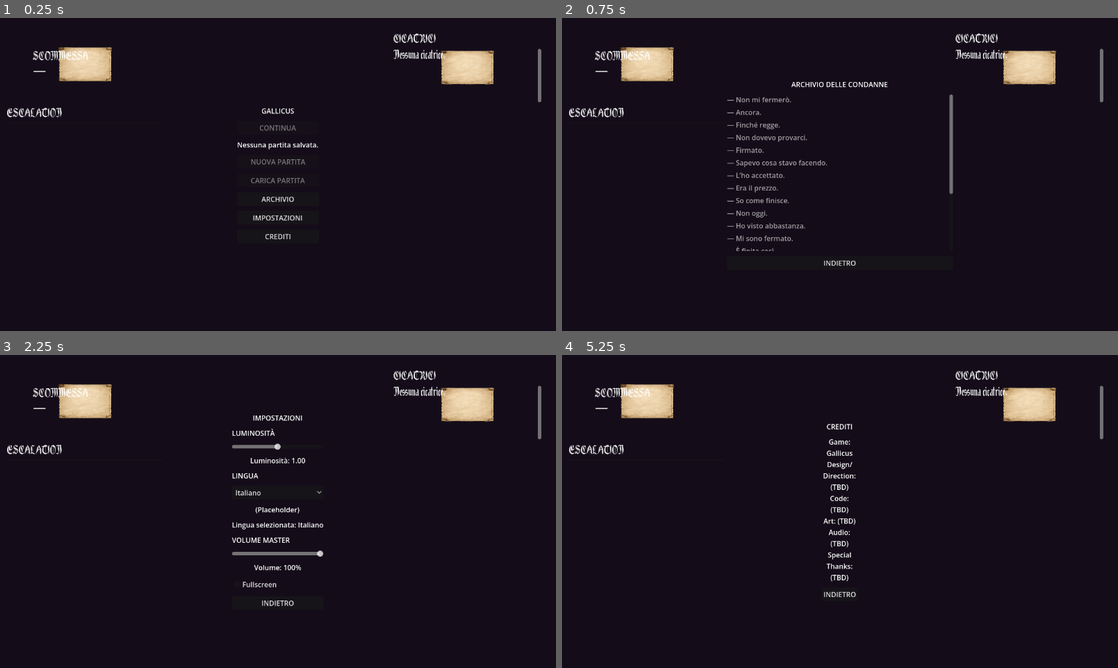
Above: before the commit, frames 1-4 (two rows, left to right).
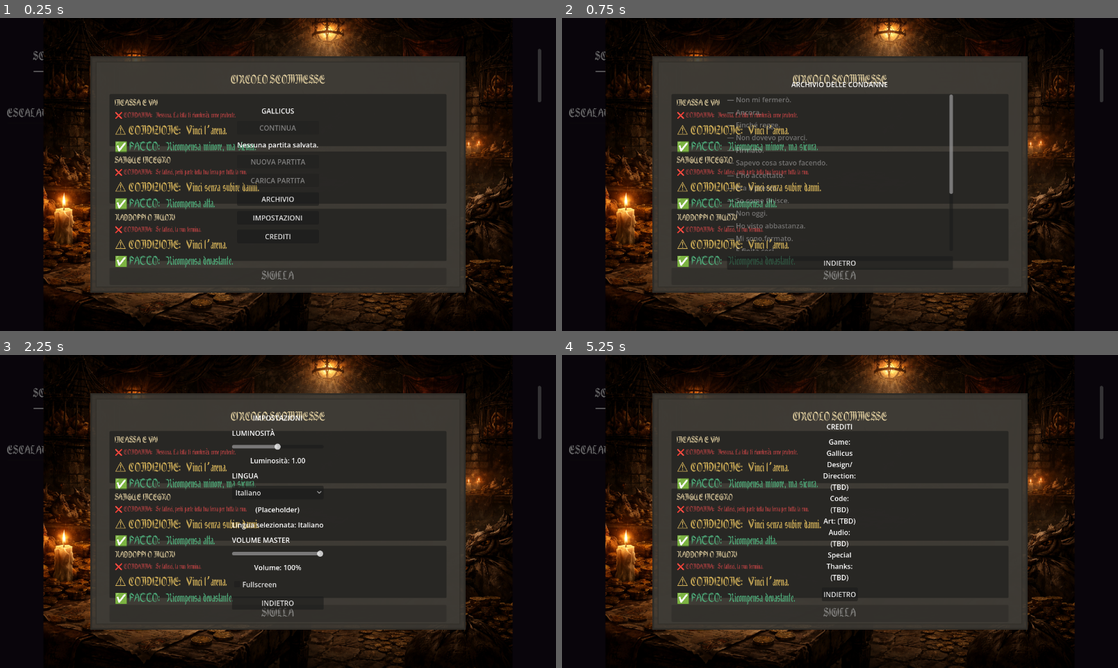
Above: after the commit, the same moments.

Repository: Faratas410/Gallicus-2.0
Game: Godot game, scene res://scenes/Main.tscn
The game is run twice, just before and just after one commit, with the same random seed, the same clock (stepped at 60 frames per second) and the same inputs.
Inputs (mouse positions are in pixels of both pictures, inside the frame that each line leads up to):
- Up to frame 1 (0.25 s): no input
- Up to frame 2 (0.75 s): click "ARCHIVIO" at 0.5 s
- Up to frame 3 (2.25 s): click "INDIETRO" at 1.25 s; click "IMPOSTAZIONI" at 2 s
- Up to frame 4 (5.25 s): click "INDIETRO" at 2.75 s; click (840, 458) at 3.52 s; click (840, 514) at 4.27 s; click "CREDITI" at 5 s

The runs differ from the first frame. In frame 1, 68% of the frame differs, in the area x 1-98%, y 0-100%; in frame 2, 70%; in frame 3, 70%; in frame 4, 71%.
Error before the commit: Parse Error: Expected statement, found "Indent" instead. (res://scripts/systems/run_manager.gd:2223)

Commit message:
Add condanna triggers and archive refresh

Diff:
--- a/scripts/systems/game_events.gd
+++ b/scripts/systems/game_events.gd
@@ -9,6 +9,7 @@
 signal run_log_ready(log_text: String)
 signal special_arena_started(payload: Dictionary)
 signal sentence_banner_requested(payload: Dictionary)
+signal condanna_registered(id: StringName)
 signal bet_failed(can_retry: bool)
 signal coins_changed(coins: int)
 signal tokens_changed(tokens: int)
--- a/scripts/systems/run_manager.gd
+++ b/scripts/systems/run_manager.gd
@@ -21,6 +21,12 @@
 const BET_BLOOD_TAX: StringName = &"BLOOD_TAX"
 const BET_CROW_PLEASER: StringName = &"CROW_PLEASER"
 const BET_LAST_BREATH: StringName = &"LAST_BREATH"
+
+const CONDANNA_NON_MI_FERMERO: StringName = &"CONDANNA_NON_MI_FERMERO"
+const CONDANNA_ANCORA: StringName = &"CONDANNA_ANCORA"
+const CONDANNA_FINCHE_REGGE: StringName = &"CONDANNA_FINCHE_REGGE"
+const CONDANNA_NON_DOVEVO_PROVARCI: StringName = &"CONDANNA_NON_DOVEVO_PROVARCI"
+const CONDANNA_FIRMATO: StringName = &"CONDANNA_FIRMATO"
 
 const AUDIENCE_SCORE_MIN: int = -5
 const AUDIENCE_SCORE_MAX: int = 5
@@ -86,6 +92,7 @@
 const SPECIAL_ARENA_DISPREZZO: StringName = &"ARENA_DISPREZZO"
 const SPECIAL_ARENA_VERGOGNA: StringName = &"ARENA_VERGOGNA"
 const ESCALATION_MAX: int = 10
+const ESCALATION_HIGH_THRESHOLD: int = 6
 
 const PACT_OUTCOME_UNKNOWN: int = 0
 const PACT_OUTCOME_WIN: int = 1
@@ -122,6 +129,8 @@
 	var arenas_cleared: int = 0
 	var max_hp_modifier: int = 0
 	var audience_score: int = 0
+	var refuse_cashout_count_this_run: int = 0
+	var last_action_was_rilancio: bool = false
 	var run_is_over: bool = false
 	var is_hunted_by_crowd: bool = false
 
@@ -1004,6 +1013,8 @@
 	_run_state.arenas_cleared = 0
 	_run_state.max_hp_modifier = 0
 	_run_state.audience_score = 0
+	_run_state.refuse_cashout_count_this_run = 0
+	_run_state.last_action_was_rilancio = false
 	_run_state.run_is_over = false
 	_run_state.is_hunted_by_crowd = false
 	_emit_escalation_changed()
@@ -1057,6 +1068,9 @@
 	if bet_id != &"":
 		_run_state.bets_history.append(bet_id)
 		_append_pact_log_entry(bet_id, _get_level3_bet_name(bet_id))
+		_register_condanna(CONDANNA_FIRMATO)
+		_register_condanna(CONDANNA_FIRMATO)
+		_register_condanna(CONDANNA_FIRMATO)
 	_current_bet_id = String(bet_id)
 	_last_selected_bet_id = bet_id
 	_level3_bets_used.append(bet_id)
@@ -1079,6 +1093,7 @@
 	if bet_id != &"":
 		_run_state.bets_history.append(bet_id)
 		_append_pact_log_entry(bet_id, _get_level3_bet_name(bet_id))
+		_register_condanna(CONDANNA_FIRMATO)
 	_current_bet_id = String(bet_id)
 	_last_selected_bet_id = bet_id
 	_level3_bets_used.append(bet_id)
@@ -1151,6 +1166,7 @@
 		_apply_intermediate_loss_penalty_if_needed()
 		scars_applied = _handle_level3_loss_ritual(bet_id, result)
 	else:
+		_run_state.last_action_was_rilancio = false
 		_apply_level3_reward(bet_id, _level3_reward_tier)
 		_resolve_ritual_reward_applied = true
 	_update_last_pact_outcome(bet_id, not failed)
@@ -1719,6 +1735,7 @@
 func _handle_level3_win(bet_id: StringName, _result: ArenaResult) -> void:
 	_waiting_for_push_luck = true
 	_current_bet_id = String(bet_id)
+	_run_state.last_action_was_rilancio = false
 	_open_push_luck_choice(StringName(bet_id))
 
 func _handle_level3_loss(bet_id: StringName, _result: ArenaResult) -> Array[StringName]:
@@ -2178,6 +2195,7 @@
 		var bet_id_name: StringName = StringName(_current_bet_id)
 		var bonus_tier: int = _consume_intermediate_choice_bonus()
 		_waiting_for_push_luck = false
+		_run_state.last_action_was_rilancio = false
 		_update_arena_visual_only()
 		GameEvents.push_luck_closed.emit()
 		if bet_id_name != &"" and not _resolve_ritual_reward_applied:
@@ -2214,21 +2232,29 @@
 		var lock_reason: String = _get_double_lock_reason()
 		if lock_reason != "":
 			return
+		_run_state.refuse_cashout_count_this_run += 1
+		if _run_state.refuse_cashout_count_this_run == 1:
+			_register_condanna(CONDANNA_NON_MI_FERMERO)
+		elif _run_state.refuse_cashout_count_this_run == 2:
+			_register_condanna(CONDANNA_ANCORA)
+		if _run_state.escalation_level >= ESCALATION_HIGH_THRESHOLD:
+			_register_condanna(CONDANNA_FINCHE_REGGE)
+		_run_state.last_action_was_rilancio = true
 		_waiting_for_push_luck = false
 		_reset_intermediate_choice_modifiers()
 		_special_arena_cashout_lock_reason = ""
 		_update_arena_visual_only()
 		GameEvents.push_luck_closed.emit()
 		_resolve_ritual_reward_applied = false
-			_run_state.escalation_level = maxi(_run_state.escalation_level + 1, 1)
-			_level3_reward_tier = maxi(_level3_reward_tier + 1, 1)
-			_level3_doubles += 1
-			_run_state.doubles += 1
-			_level3_max_escalation = maxi(_level3_max_escalation, _run_state.escalation_level)
-			_run_state.max_escalation = maxi(_run_state.max_escalation, _run_state.escalation_level)
-			_emit_escalation_changed()
-			if _cashout_lock_remaining > 0:
-				_cashout_lock_remaining = maxi(_cashout_lock_remaining - 1, 0)
+		_run_state.escalation_level = maxi(_run_state.escalation_level + 1, 1)
+		_level3_reward_tier = maxi(_level3_reward_tier + 1, 1)
+		_level3_doubles += 1
+		_run_state.doubles += 1
+		_level3_max_escalation = maxi(_level3_max_escalation, _run_state.escalation_level)
+		_run_state.max_escalation = maxi(_run_state.max_escalation, _run_state.escalation_level)
+		_emit_escalation_changed()
+		if _cashout_lock_remaining > 0:
+			_cashout_lock_remaining = maxi(_cashout_lock_remaining - 1, 0)
 		_level3_next_loss_hp_penalty = 30
 		_emit_run_debug_state()
 		start_arena()
@@ -3147,6 +3173,8 @@
 	_is_game_over = true
 	_provoke_armed = false
 	_run_state.run_is_over = true
+	if _run_end_reason != "CASH_OUT" and _run_state.last_action_was_rilancio:
+		_register_condanna(CONDANNA_NON_DOVEVO_PROVARCI)
 	_waiting_for_bet = false
 	set_phase(RunPhase.GAME_OVER)
 	_update_arena_visual_only()
@@ -3501,6 +3529,15 @@
 	run["upgrade_tokens"] = starting_tokens
 	_recompute_difficulty_tier(true)
 
+func _register_condanna(id: StringName) -> void:
+	if id == &"":
+		return
+	if SaveManager.has_unlocked(id):
+		return
+	SaveManager.set_unlocked(id, true)
+	if GameEvents.has_signal("condanna_registered"):
+		GameEvents.condanna_registered.emit(id)
+
 func _reset_scars() -> void:
 	_scars = []
 	_run_state.scars = []
--- a/scripts/ui/main_menu.gd
+++ b/scripts/ui/main_menu.gd
@@ -30,6 +30,10 @@
 
 var selected_language: String = "Italiano"
 var condanne_populated: bool = false
+var condanna_entries: Dictionary = {}
+
+const CONDANNA_UNLOCKED_ALPHA: float = 1.0
+const CONDANNA_LOCKED_ALPHA: float = 0.35
 
 func _ready() -> void:
 	_show_menu()
@@ -49,6 +53,10 @@
 	language_option.item_selected.connect(_on_language_selected)
 	master_volume_slider.value_changed.connect(_on_master_volume_changed)
 	fullscreen_toggle.toggled.connect(_on_fullscreen_toggled)
+	if GameEvents.has_signal("condanna_registered"):
+		var condanna_callable: Callable = Callable(self, "_on_condanna_registered")
+		if not GameEvents.condanna_registered.is_connected(condanna_callable):
+			GameEvents.condanna_registered.connect(condanna_callable)
 
 func _show_menu() -> void:
 	menu_vbox.visible = true
@@ -65,6 +73,7 @@
 	settings_panel.visible = false
 	if not condanne_populated:
 		_build_condanne_list()
+	_refresh_condanne_visuals()
 
 func _show_credits() -> void:
 	menu_vbox.visible = false
@@ -91,11 +100,35 @@
 		entry_label.text = "— %s" % condanna.title
 		entry_label.autowrap_mode = TextServer.AUTOWRAP_OFF
 		entry_label.mouse_filter = Control.MOUSE_FILTER_STOP
-		entry_label.modulate = Color(1, 1, 1, 0.6)
+		condanna_entries[condanna.id] = entry_label
+		_apply_condanna_style(condanna.id, entry_label)
 		entry_label.mouse_entered.connect(_on_condanna_mouse_entered.bind(condanna))
 		entry_label.mouse_exited.connect(_on_condanna_mouse_exited)
 		condanne_vbox.add_child(entry_label)
 	condanne_populated = true
+
+func _refresh_condanne_visuals() -> void:
+	if condanna_entries.is_empty():
+		return
+	for condanna_id in condanna_entries.keys():
+		var condanna_id_name: StringName = StringName(condanna_id)
+		var entry_label: Label = condanna_entries.get(condanna_id_name) as Label
+		if entry_label != null:
+			_apply_condanna_style(condanna_id_name, entry_label)
+
+func _apply_condanna_style(condanna_id: StringName, entry_label: Label) -> void:
+	if entry_label == null:
+		return
+	var unlocked: bool = SaveManager.has_unlocked(condanna_id)
+	var alpha: float = CONDANNA_UNLOCKED_ALPHA if unlocked else CONDANNA_LOCKED_ALPHA
+	entry_label.modulate = Color(1.0, 1.0, 1.0, alpha)
+
+func _on_condanna_registered(condanna_id: StringName) -> void:
+	if condanna_entries.is_empty():
+		return
+	var entry_label: Label = condanna_entries.get(condanna_id) as Label
+	if entry_label != null:
+		_apply_condanna_style(condanna_id, entry_label)
 
 func _on_condanna_mouse_entered(condanna: CondannaData) -> void:
 	var tooltip_text := "%s\n\nCome è stata ottenuta:\n%s\n\n%s" % [
